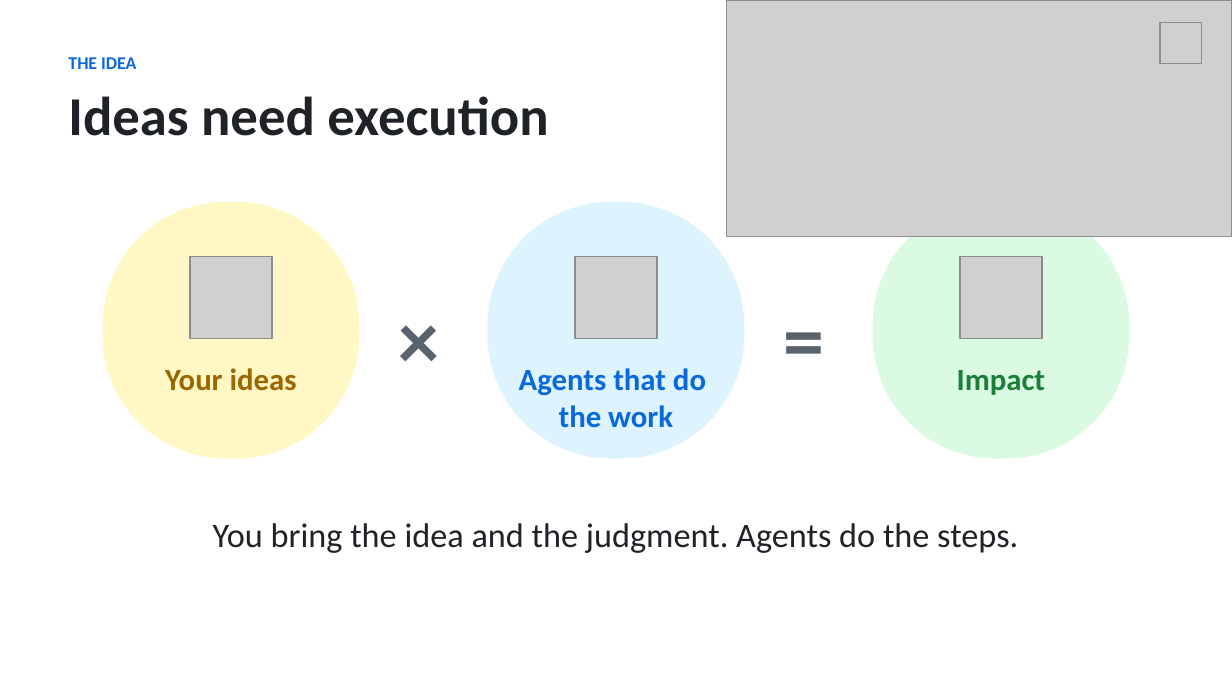
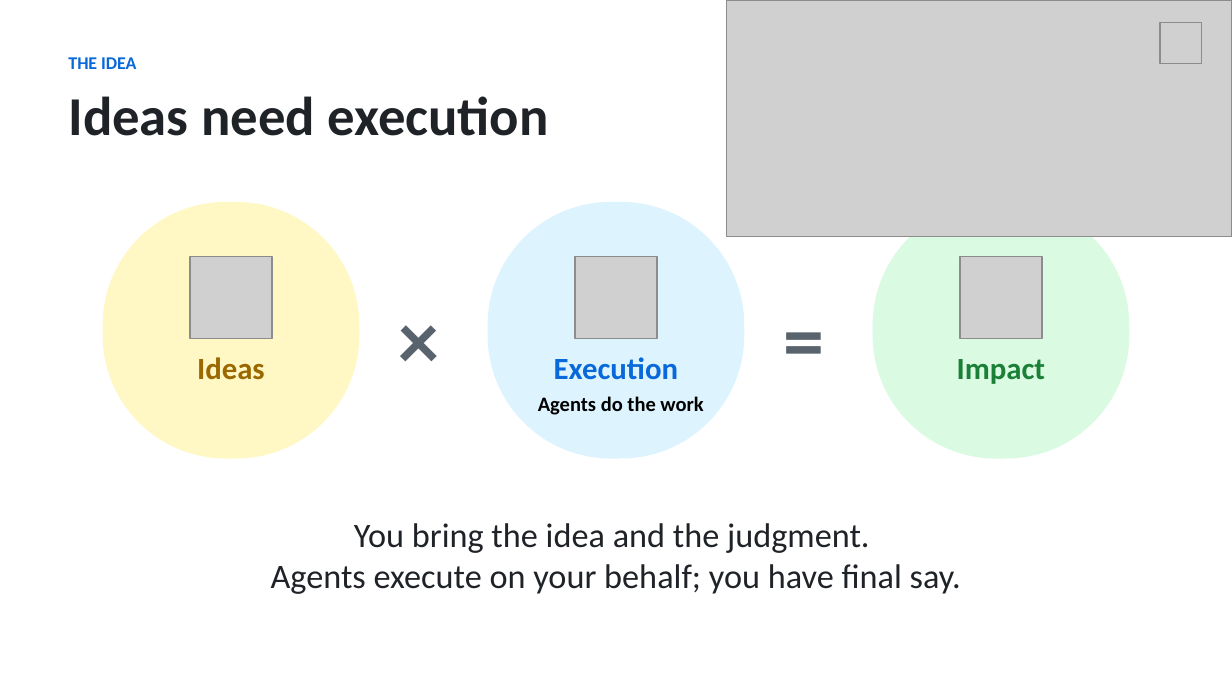
Before and after one commit to DanWahlin/housing-market-demo, a slide deck: slide 5 of talk/copilot-app-put-ai-agents-to-work.pptx (slide 4 before the commit). Drawn at 1232x693 pixels with LibreOffice and Linux fonts; fonts in the diff are those of the drawing; grey boxes stand for pictures. Boxes give left, top, right and bottom in pixels: in the first picture for what was removed or moved away, otherwise in the second. Text is boxed around its words. In the diff, an @@ line names an element or a change of style, - is before the commit and + after.

Commit message:
Update slides

```diff
--- a/talk/copilot-app-put-ai-agents-to-work.pptx
+++ b/talk/copilot-app-put-ai-agents-to-work.pptx
@@ text at (x1=197, y1=357, x2=265, y2=380): text changed @@
-Your ideas
+Ideas
@@ text added at (x1=554, y1=357, x2=678, y2=380), 18 pt, text #0969DA, bold @@
+Execution
@@ text "Impact" moved from (x1=957, y1=370, x2=1045, y2=395) to (x1=957, y1=359, x2=1045, y2=384) @@
@@ text at (x1=538, y1=396, x2=703, y2=415): text changed; size 18 to 12 pt; text colour #0969DA to #000000 @@
-Agents that do
-the work
+Agents do the work
@@ text at (x1=271, y1=523, x2=961, y2=594): text changed @@
-You bring the idea and the judgment. Agents do the steps.
+You bring the idea and the judgment.
+Agents execute on your behalf; you have final say.
```
Also in this commit, not shown: 1 other slide changed, 2 slides added, 1 slide removed.
